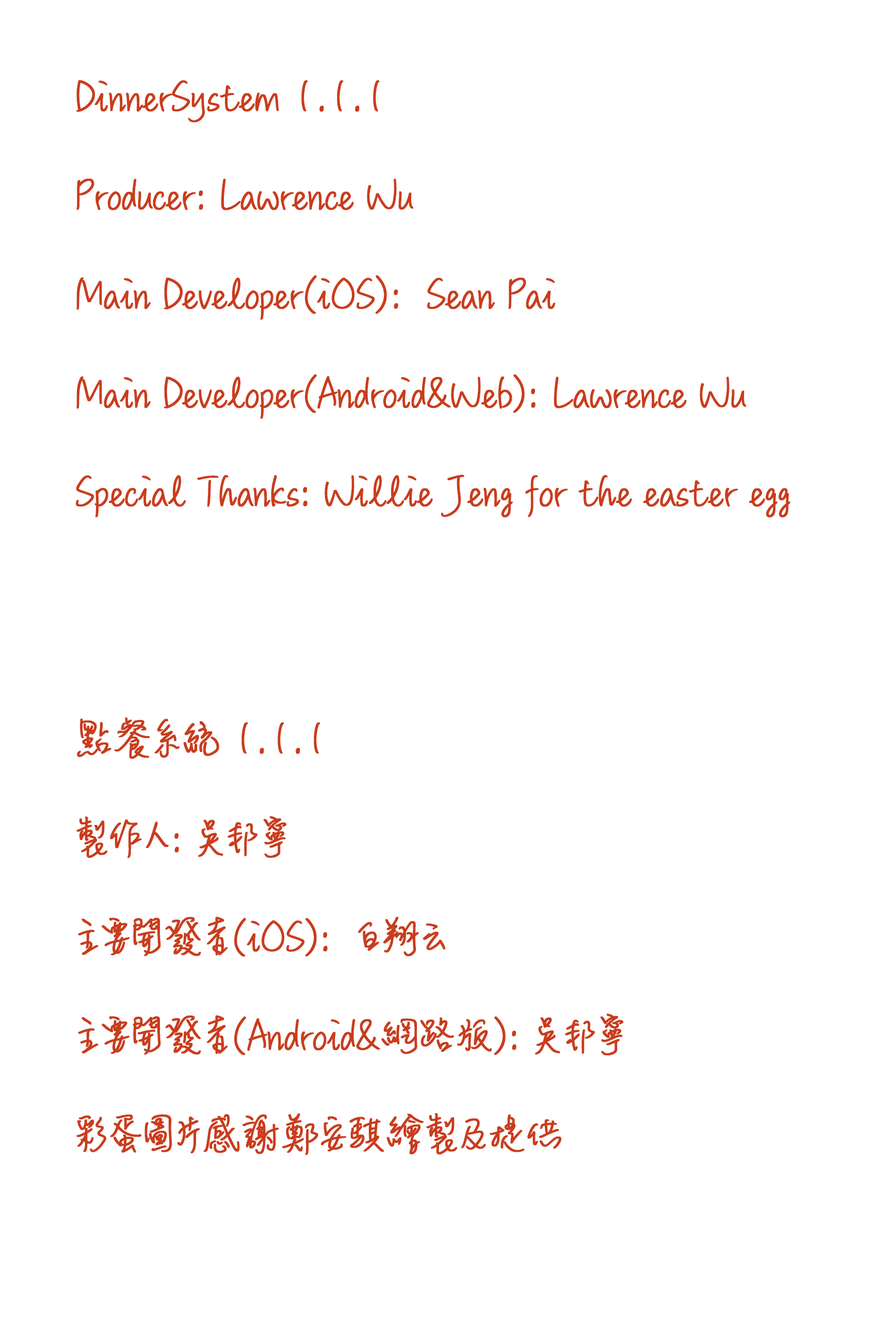
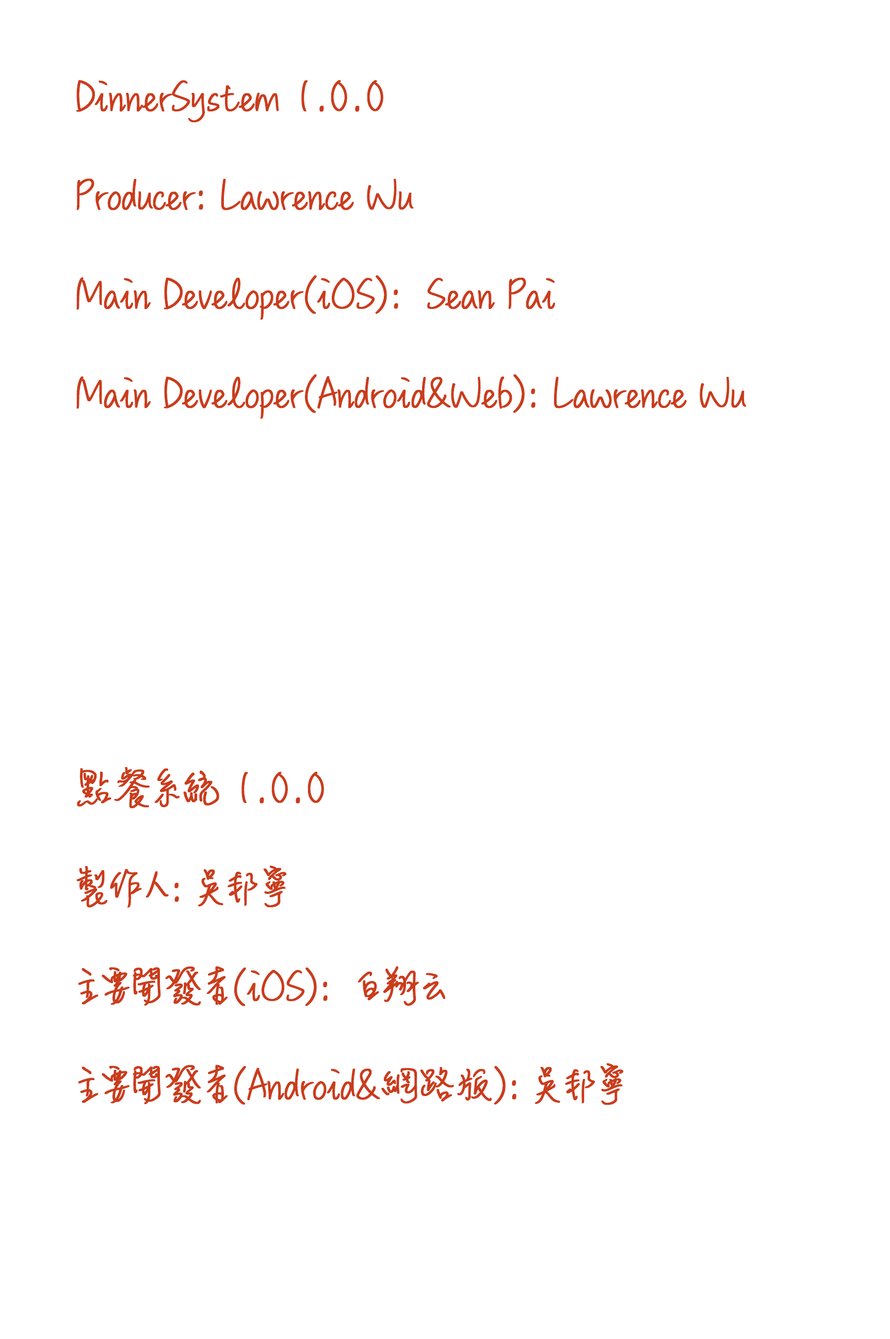
Comparing the layer stacks of the two (890, 1339) images. Changes:
renamed "DinnerSystem 1.1.1 Producer: Lawrence Wu Main Developer(iOS):" to "DinnerSystem 1.0.0 Producer: Lawrence Wu Main Developer(iOS):", painted on it over [75, 79, 791, 1156]
